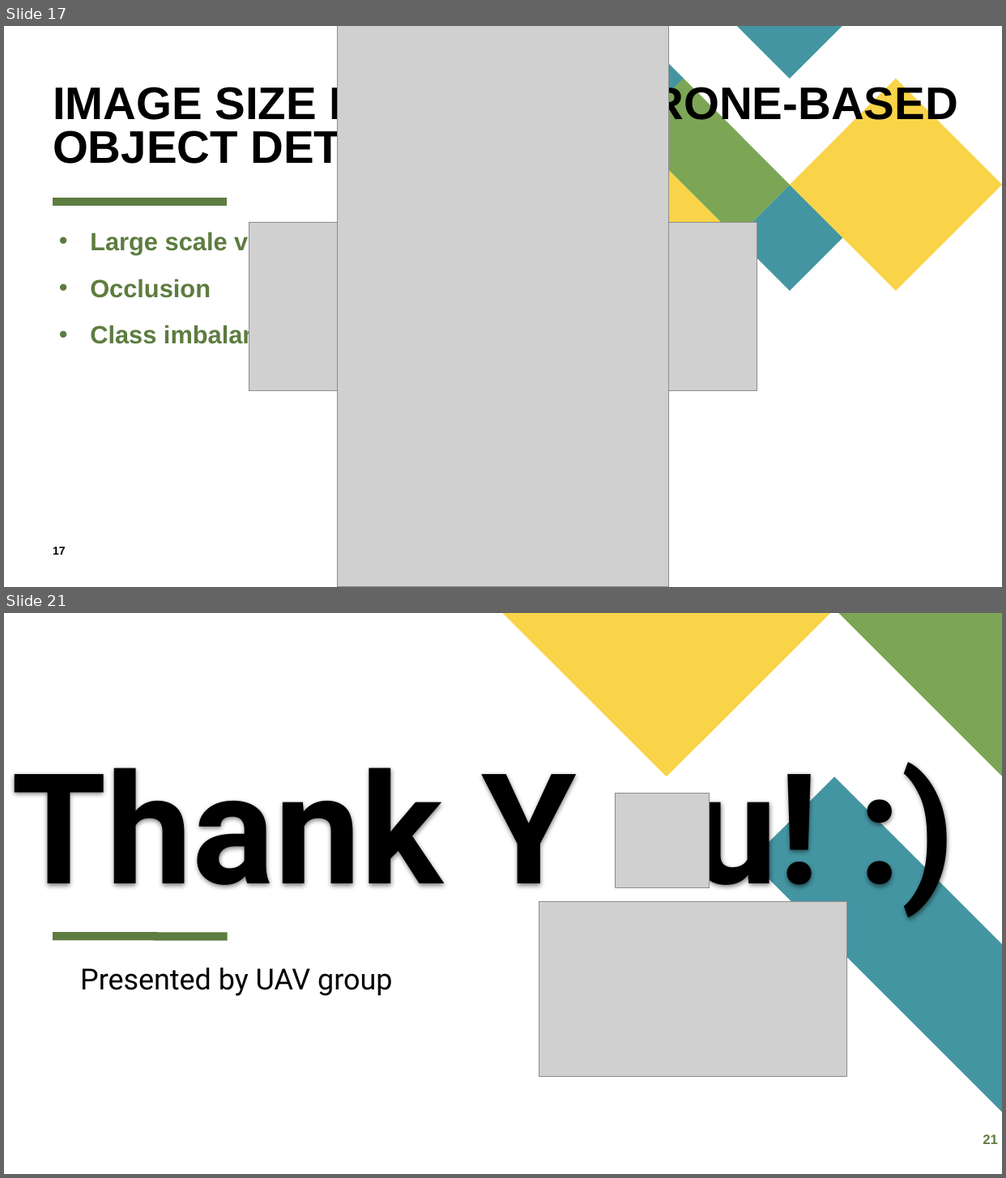
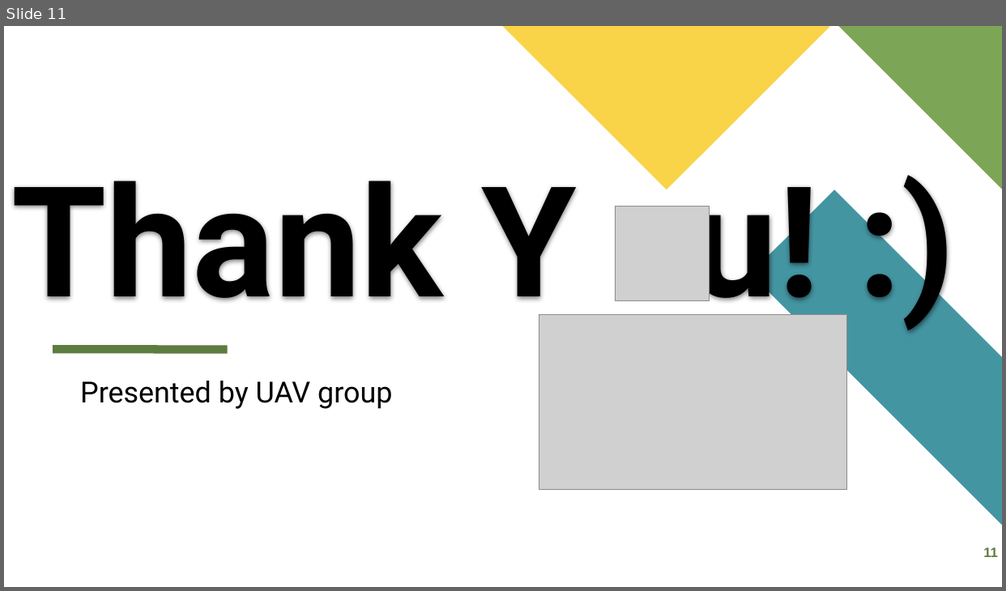
Before and after one commit to Kevin-Whoo/EE6008_48_UAV, a slide deck: EE6008_48_UAV_week4.pptx. Shown one above the other, each under a label of ours: slides 17 and 21 before the commit, slide 11 after it; the slides between them are not shown. The pictures are 1006x1178 and 1006x591 pixels, drawn with LibreOffice and Linux fonts; fonts in the diff are those of the drawing; grey boxes stand for pictures. Boxes give left, top, right and bottom in pixels: in the first picture for what was removed or moved away, otherwise in the second. Text is boxed around its words. In the diff, an @@ line names an element or a change of style, - is before the commit and + after.

```diff
--- a/EE6008_48_UAV_week4.pptx
+++ b/EE6008_48_UAV_week4.pptx
@@ slide 17 removed at [4,26,1002,587], background #FFFFFF @@
@@ picture removed at [338,26,669,587] @@
@@ title removed at [53,83,958,171] @@
-IMAGE SIZE MATTERS IN DRONE-BASED OBJECT DETECTION
@@ group removed at [525,26,1002,291]: 5 freeform shapes @@
@@ line removed from (53, 202) to (227, 202) @@
@@ text removed at [90,230,351,348] @@
-• Large scale variations
-• Occlusion
-• Class imbalance
@@ picture removed at [249,222,757,391] @@
@@ page number removed at [53,547,66,555] @@
-17
@@ what was slide 21 is now slide 11 @@
@@ page number at [983,548,998,557]: text changed @@
-21
+11
```
Also in this commit, not shown: 4 slides changed, 6 slides added, 15 other slides removed, 1 other file.
